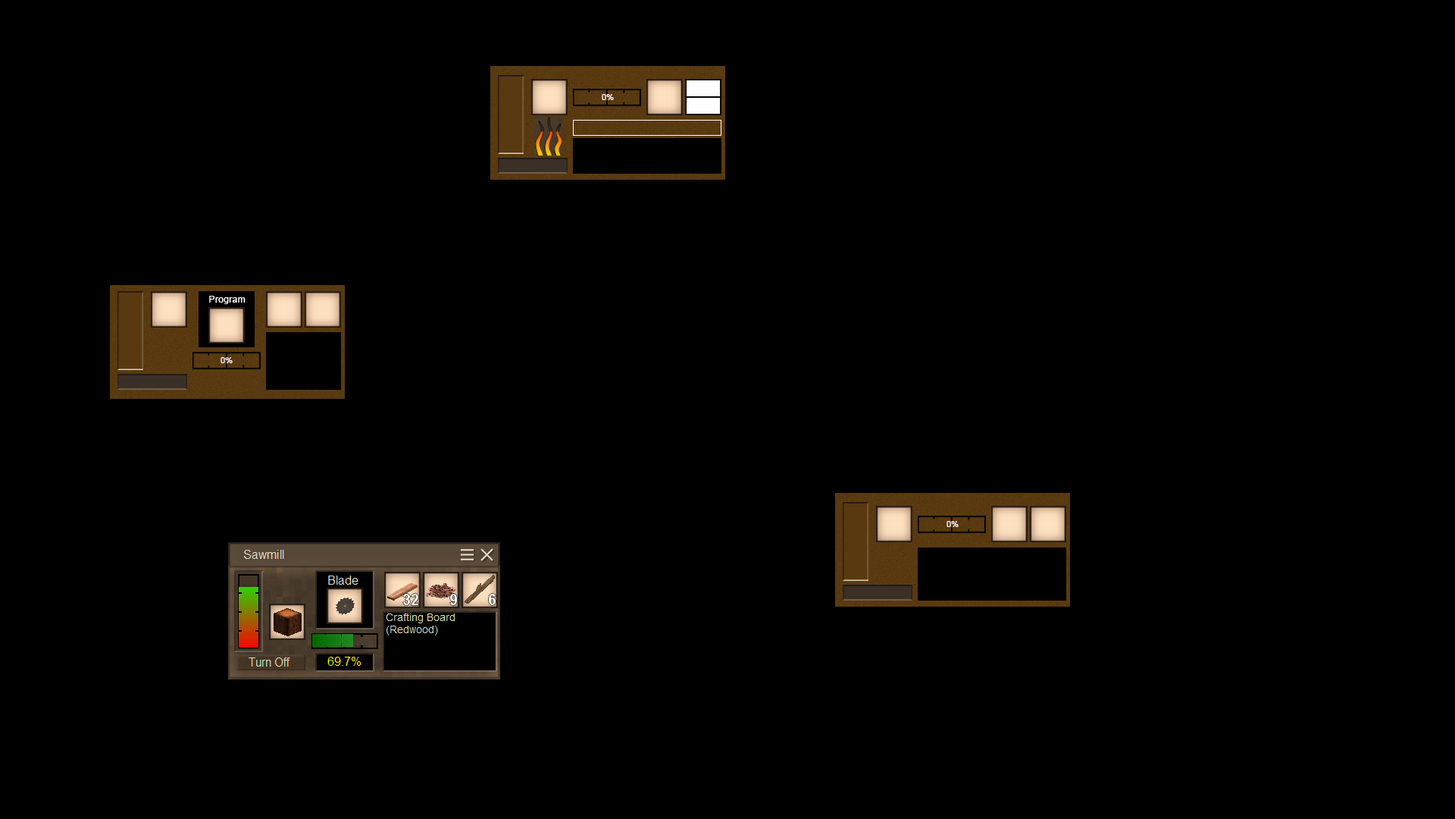
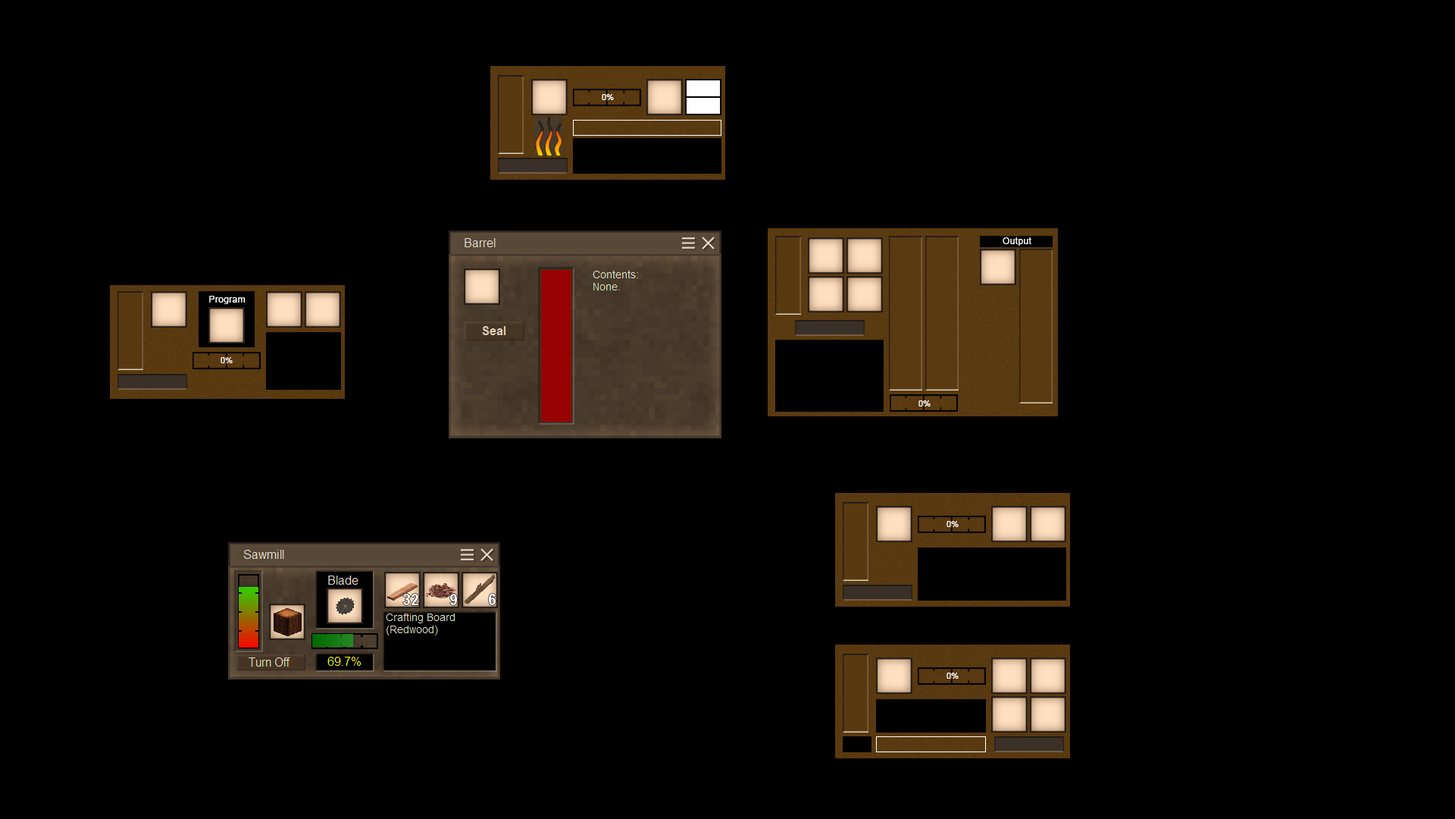
Revision of a layered 1455 × 819 image; what changed, layer by layer:
added group "MixerGUI" with 16 layers above "Layer 18" over (x1=767, y1=228, x2=1059, y2=417)
added layer "0% copy 2" in group "MixerGUI" over (x1=918, y1=400, x2=931, y2=407)
added layer "PowerLevel copy 3" in group "MixerGUI" over (x1=775, y1=235, x2=802, y2=315)
added layer "ItemSlot copy 16" (1st of 2, in "MixerGUI") in group "MixerGUI" over (x1=808, y1=275, x2=845, y2=313)
added layer "ItemSlot copy 16" (2nd of 2, in "MixerGUI") in group "MixerGUI" over (x1=846, y1=275, x2=884, y2=313)
added layer "ItemSlot copy 15" (1st of 2, in "MixerGUI") in group "MixerGUI" over (x1=808, y1=237, x2=845, y2=274)
added layer "ItemSlot copy 15" (2nd of 2, in "MixerGUI") in group "MixerGUI" over (x1=846, y1=237, x2=884, y2=274)
added layer "HProgress2 copy 2" in group "MixerGUI" over (x1=889, y1=394, x2=959, y2=412)
added layer "Output" in group "MixerGUI" over (x1=1002, y1=237, x2=1032, y2=246)
added layer "itemoutput" in group "MixerGUI" over (x1=980, y1=248, x2=1017, y2=286)
added layer "fluidoutput" in group "MixerGUI" over (x1=1019, y1=248, x2=1053, y2=404)
added layer "fluidinput2" in group "MixerGUI" over (x1=925, y1=235, x2=959, y2=391)
added layer "fluidinput1" in group "MixerGUI" over (x1=889, y1=235, x2=923, y2=391)
added layer "EnableBtn copy 3" in group "MixerGUI" over (x1=795, y1=319, x2=865, y2=336)
added layer "Layer 19" in group "MixerGUI" over (x1=1002, y1=237, x2=1032, y2=246)
added layer "background" in group "MixerGUI" over (x1=767, y1=228, x2=1059, y2=417)
added layer "Layer 18" above "BarrelGUI" over (x1=541, y1=269, x2=572, y2=422)
added layer "BarrelGUI" above "2023-05-08_14-54-46" over (x1=448, y1=230, x2=722, y2=439)
showed group "CrusherGUI" (14 layers) over (x1=835, y1=644, x2=1071, y2=758)
